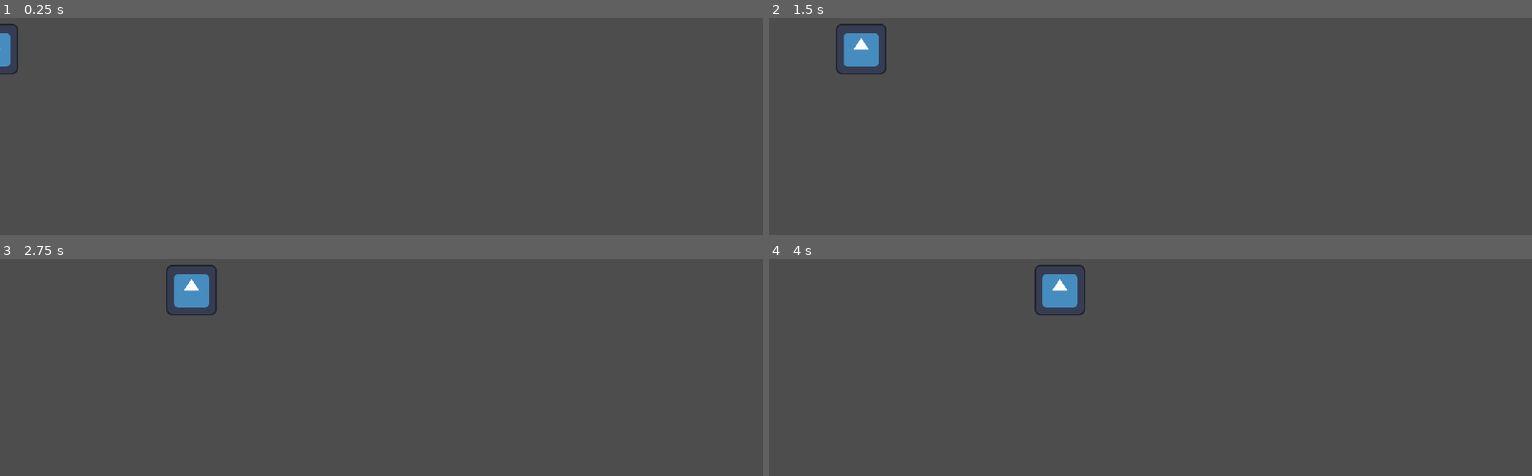
Above: before the commit, frames 1-4 (two rows, left to right).
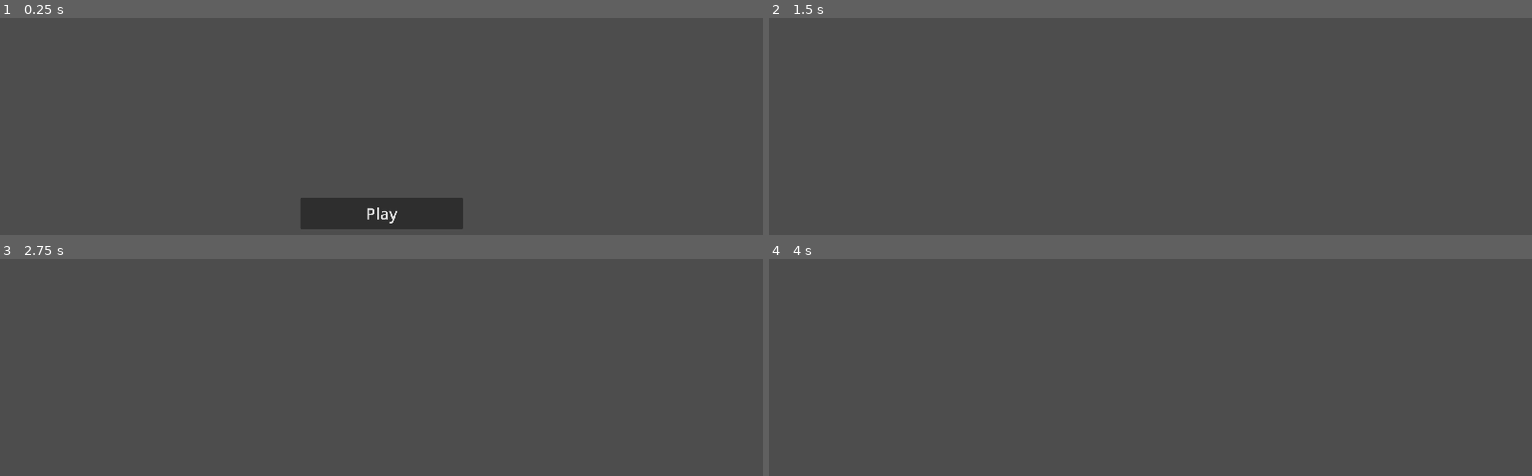
Above: after the commit, the same moments.

Repository: Meemog/GMTK2025
Game: Godot game, scene res://main.tscn
Two runs of this game, one before a commit and one after it. Both use one fixed random seed, a clock stepped at 60 frames per second and the inputs below. The engine's default icon, where the game draws it, is replaced by a stand-in: a white triangle on a blue panel in a dark square.
Inputs (mouse positions are in pixels of both pictures, inside the frame that each line leads up to):
- Up to frame 1 (0.25 s): no input
- Up to frame 2 (1.5 s): click (1150, 213) at 0.5 s, where only the run after the commit has a clickable "Play"; move the mouse to (1318, 113) at 1.27 s; hold D (right) from 1.28 s (still down); tap Space (dash) at 1.35 s; click (1318, 113) at 1.42 s
- Up to frame 3 (2.75 s): release D (right) at 2 s; drag from (228, 397) to (129, 289) at 2.02 s
- Up to frame 4 (4 s): move the mouse to (1226, 280) at 2.77 s; hold D (right) 2.78-3.5 s; tap Space (dash) at 2.85 s; drag from (1112, 460) to (921, 311) at 3.52 s

The runs differ from the first frame. In frame 1, 3.3% of the frame differs, in the area x 0-61%, y 2-98%; in frame 2, 0.9%; in frame 3, 0.9%; in frame 4, 0.9%.

Commit message:
added main scene

Diff:
--- /dev/null
+++ b/main/Scenes/main_menu.tscn
@@ -0,0 +1,28 @@
+[gd_scene load_steps=2 format=3 uid="uid://cjs26tdere16x"]
+
+[ext_resource type="Script" uid="uid://c8h6f78spxo3f" path="res://Scripts/main_menu.gd" id="1_28flt"]
+
+[node name="MainMenu" type="Control"]
+layout_mode = 3
+anchors_preset = 15
+anchor_right = 1.0
+anchor_bottom = 1.0
+grow_horizontal = 2
+grow_vertical = 2
+script = ExtResource("1_28flt")
+
+[node name="PlayButton" type="Button" parent="."]
+layout_mode = 1
+anchors_preset = 7
+anchor_left = 0.5
+anchor_top = 1.0
+anchor_right = 0.5
+anchor_bottom = 1.0
+offset_left = -204.5
+offset_top = -380.0
+offset_right = 204.5
+offset_bottom = -301.0
+grow_horizontal = 2
+grow_vertical = 0
+theme_override_font_sizes/font_size = 40
+text = "Play"
--- /dev/null
+++ b/main/Scripts/main_menu.gd
@@ -0,0 +1,11 @@
+extends Control
+
+signal play_btn_clicked()
+
+@onready var play_button = $PlayButton
+
+func _ready() -> void:
+    play_button.pressed.connect(_on_play_button_pressed)
+
+func _on_play_button_pressed():
+    play_btn_clicked.emit()
--- a/main/lil_guy.gd
+++ /dev/null
@@ -1,23 +0,0 @@
-extends Area2D
-
-@export var speed = 200
-var screen_size
-var start_pos
-
-func _ready():
-    screen_size = get_viewport_rect().size
-    hide()
-
-func _process(delta: float) -> void:
-    var velocity = Vector2.ZERO
-    velocity.x += 1
-
-    position += velocity * delta * speed
-
-    if (position.x > screen_size.x + 60):
-        position = start_pos
-
-func start(pos):
-    start_pos = pos
-    position = pos
-    show()
--- a/main/lil_guy.tscn
+++ /dev/null
@@ -1,16 +0,0 @@
-[gd_scene load_steps=4 format=3 uid="uid://m3blkassnym0"]
-
-[ext_resource type="Texture2D" uid="uid://dgw5ry7vn84ik" path="res://icon.svg" id="1_2bqu3"]
-[ext_resource type="Script" uid="uid://0i4r7o1uyryq" path="res://lil_guy.gd" id="1_i2avw"]
-
-[sub_resource type="RectangleShape2D" id="RectangleShape2D_i2avw"]
-size = Vector2(124, 124)
-
-[node name="LilGuy" type="Area2D"]
-script = ExtResource("1_i2avw")
-
-[node name="Sprite2D" type="Sprite2D" parent="."]
-texture = ExtResource("1_2bqu3")
-
-[node name="CollisionShape2D" type="CollisionShape2D" parent="."]
-shape = SubResource("RectangleShape2D_i2avw")
--- a/main/main.gd
+++ b/main/main.gd
@@ -1,4 +1,31 @@
 extends Node2D
 
-func _ready() -> void:
-    $LilGuy.start($StartPosition.position)
+signal change_state(state: State)
+
+enum State {MENU, PAUSED, CHAMBERING, LIVE, NULL}
+
+var state = State.MENU
+var prev_state = State.NULL
+
+func set_state(new_state: State):
+    state = new_state
+    change_state.emit(new_state)
+
+func _on_main_menu_play_btn_clicked() -> void:
+    # Turn off menu
+    $UiManager/MainMenu.hide()
+
+    # Do logic for setting up game
+
+    # Set State
+    set_state(State.LIVE)
+
+func _input(event: InputEvent) -> void:
+    if event.is_action_pressed("pause"):
+        if state == State.MENU:
+            pass
+        elif state == State.PAUSED:
+            set_state(prev_state)
+        else:
+            prev_state = state
+            set_state(State.PAUSED)
--- a/main/main.tscn
+++ b/main/main.tscn
@@ -1,12 +1,13 @@
-[gd_scene load_steps=3 format=3 uid="uid://cvec1d7cq015b"]
+[gd_scene load_steps=3 format=3 uid="uid://crms10t8owold"]
 
-[ext_resource type="Script" uid="uid://cm57s40y521tb" path="res://main.gd" id="1_0xm2m"]
-[ext_resource type="PackedScene" uid="uid://m3blkassnym0" path="res://lil_guy.tscn" id="1_ig7tw"]
+[ext_resource type="Script" uid="uid://ctmpka1t8gdma" path="res://main.gd" id="1_0xm2m"]
+[ext_resource type="PackedScene" uid="uid://cjs26tdere16x" path="res://Scenes/main_menu.tscn" id="2_0xm2m"]
 
-[node name="Node2D" type="Node2D"]
+[node name="Main" type="Node2D"]
 script = ExtResource("1_0xm2m")
 
-[node name="LilGuy" parent="." instance=ExtResource("1_ig7tw")]
+[node name="UiManager" type="CanvasLayer" parent="."]
 
-[node name="StartPosition" type="Marker2D" parent="."]
-position = Vector2(-68.02, 324)
+[node name="MainMenu" parent="UiManager" instance=ExtResource("2_0xm2m")]
+
+[connection signal="play_btn_clicked" from="UiManager/MainMenu" to="." method="_on_main_menu_play_btn_clicked"]
--- a/main/project.godot
+++ b/main/project.godot
@@ -11,7 +11,7 @@
 [application]
 
 config/name="main"
-run/main_scene="uid://cvec1d7cq015b"
+run/main_scene="res://main.tscn"
 config/features=PackedStringArray("4.4", "Forward Plus")
 config/icon="res://icon.svg"
 
@@ -62,6 +62,11 @@
 "events": [Object(InputEventKey,"resource_local_to_scene":false,"resource_name":"","device":-1,"window_id":0,"alt_press …(191 unchanged characters)…
 ]
 }
+pause={
+"deadzone": 0.2,
+"events": [Object(InputEventKey,"resource_local_to_scene":false,"resource_name":"","device":-1,"window_id":0,"alt_pressed":false,"shift_pressed":false,"ctrl_pressed":false,"meta_pressed":false,"pressed":false,"keycode":0,"physical_keycode":4194305,"key_label":0,"unicode":0,"location":0,"echo":false,"script":null)
+]
+}
 
 [layer_names]
 
Not shown, added: main/Scripts/main_menu.gd.uid
Not shown, removed: main/lil_guy.gd.uid
Not shown, changed: main/main.gd.uid
